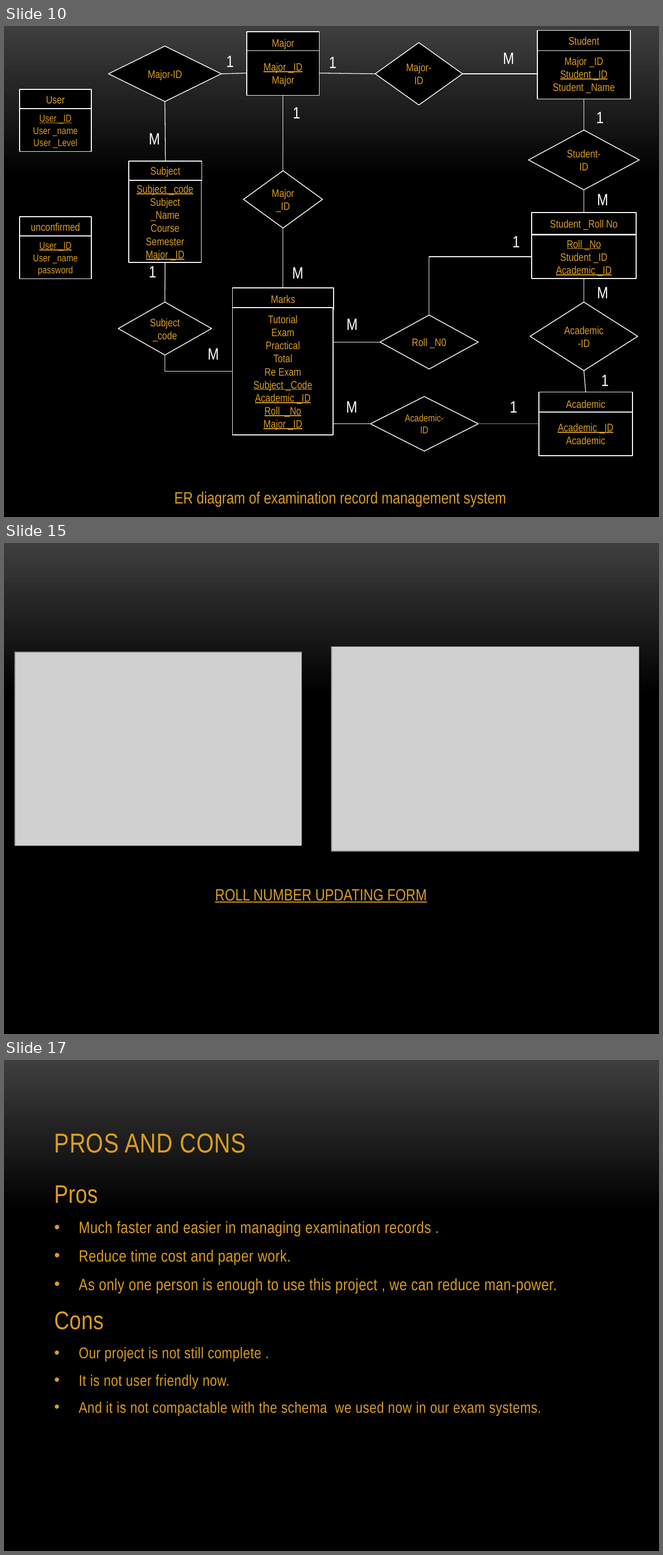
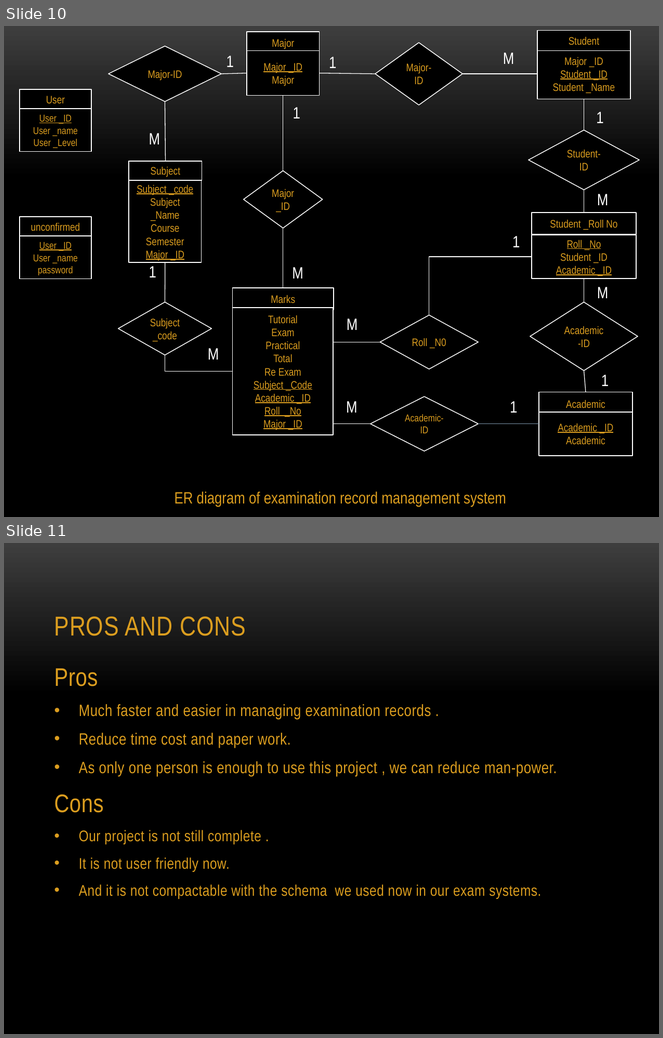
Before and after one commit to team7mit/ExamRecordQQ, a slide deck: Examination Record Management System.pptx. Shown one above the other, each under a label of ours: slides 10, 15 and 17 before the commit, slides 10 and 11 after it; the slides between them are not shown. The pictures are 663x1555 and 663x1038 pixels, drawn with LibreOffice and Linux fonts; fonts in the diff are those of the drawing; grey boxes stand for pictures; background and template pictures are left out. Boxes give left, top, right and bottom in pixels: in the first picture for what was removed or moved away, otherwise in the second. Text is boxed around its words. In the diff, an @@ line names an element or a change of style, - is before the commit and + after.

```diff
--- a/Examination Record Management System.pptx
+++ b/Examination Record Management System.pptx
@@ slide 15 removed at <box>4,543,659,1034</box>, background picture (left out) @@
@@ picture removed at <box>332,646,639,851</box> @@
@@ picture removed at <box>15,652,302,846</box> @@
@@ text removed at <box>215,889,427,903</box> @@
-ROLL NUMBER UPDATING FORM
@@ what was slide 17 is now slide 11 @@
```
Also in this commit, not shown: 5 other slides removed, 1 other file.
